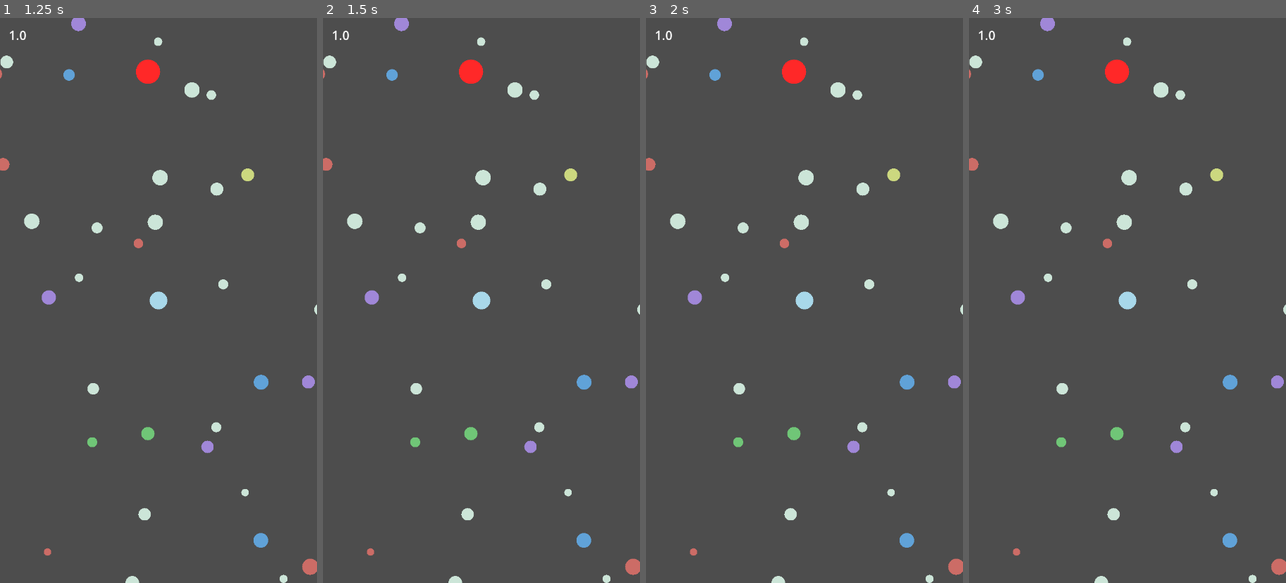
Above: before the commit, frames 1-4 (left to right).
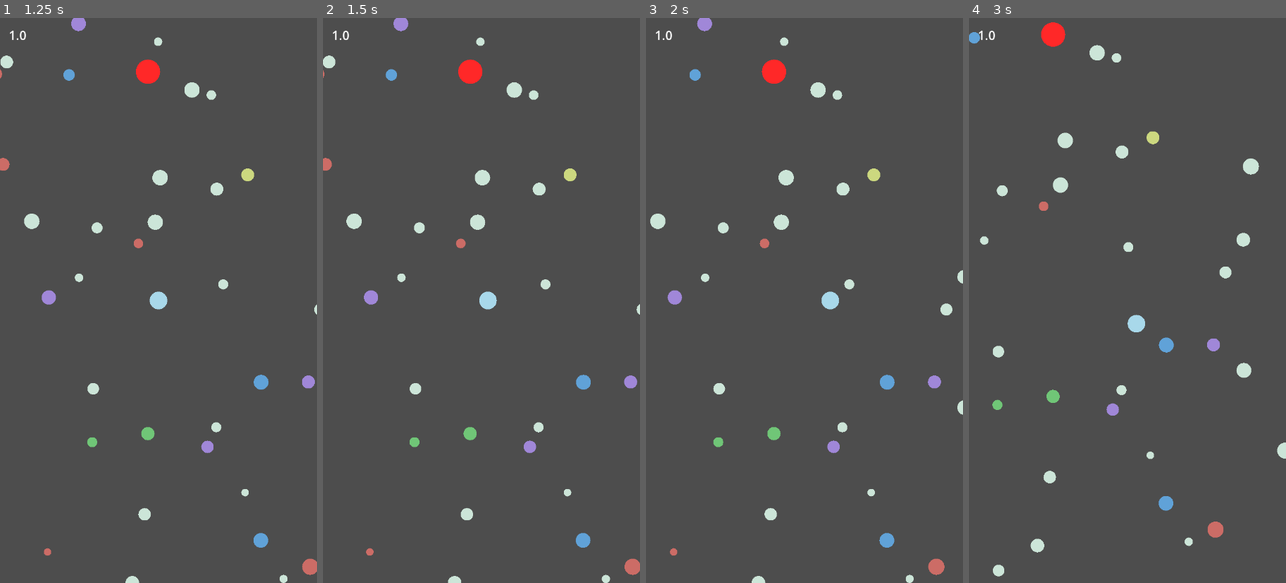
Above: after the commit, the same moments.

Repository: seanmcn/blobby
Game: Godot game, scene res://scenes/main.tscn
The game is run twice, just before and just after one commit, with the same random seed, the same clock (stepped at 60 frames per second) and the same inputs.
Inputs (mouse positions are in pixels of both pictures, inside the frame that each line leads up to):
- Up to frame 1 (1.25 s): click "Play" at 0.5 s
- Up to frame 2 (1.5 s): tap Enter at 1.25 s; move the mouse to (551, 272) at 1.27 s; hold D (move_right, bound only after the commit) from 1.28 s (still down)
- Up to frame 3 (2 s): keep holding D (move_right, bound only after the commit)
- Up to frame 4 (3 s): move the mouse to (1064, 328) at 2.02 s; release D (move_right, bound only after the commit) at 2.03 s; hold S (move_down, bound only after the commit) 2.03-2.78 s; move the mouse to (1159, 176) at 2.77 s; hold D (move_right, bound only after the commit) from 2.78 s (still down)

Frame 1 is identical in both runs. In frame 2, 0.6% of the frame differs, in the area x 0-100%, y 0-100%; in frame 3, 5.0%; in frame 4, 5.1%.

Commit message:
Add WASD and arrow key controls for PC users
Add keyboard input mappings alongside existing touch drag controls,
allowing both input methods to work simultaneously.

Diff:
--- a/project.godot
+++ b/project.godot
@@ -27,6 +27,33 @@
 window/stretch/aspect="expand"
 window/handheld/orientation=1
 
+[input]
+
+move_left={
+"deadzone": 0.5,
+"events": [Object(InputEventKey,"resource_local_to_scene":false,"resource_name":"","device":-1,"window_id":0,"alt_pressed":false,"shift_pressed":false,"ctrl_pressed":false,"meta_pressed":false,"pressed":false,"keycode":0,"physical_keycode":65,"key_label":0,"unicode":97,"location":0,"echo":false,"script":null)
+, Object(InputEventKey,"resource_local_to_scene":false,"resource_name":"","device":-1,"window_id":0,"alt_pressed":false,"shift_pressed":false,"ctrl_pressed":false,"meta_pressed":false,"pressed":false,"keycode":0,"physical_keycode":4194319,"key_label":0,"unicode":0,"location":0,"echo":false,"script":null)
+]
+}
+move_right={
+"deadzone": 0.5,
+"events": [Object(InputEventKey,"resource_local_to_scene":false,"resource_name":"","device":-1,"window_id":0,"alt_pressed":false,"shift_pressed":false,"ctrl_pressed":false,"meta_pressed":false,"pressed":false,"keycode":0,"physical_keycode":68,"key_label":0,"unicode":100,"location":0,"echo":false,"script":null)
+, Object(InputEventKey,"resource_local_to_scene":false,"resource_name":"","device":-1,"window_id":0,"alt_pressed":false,"shift_pressed":false,"ctrl_pressed":false,"meta_pressed":false,"pressed":false,"keycode":0,"physical_keycode":4194321,"key_label":0,"unicode":0,"location":0,"echo":false,"script":null)
+]
+}
+move_up={
+"deadzone": 0.5,
+"events": [Object(InputEventKey,"resource_local_to_scene":false,"resource_name":"","device":-1,"window_id":0,"alt_pressed":false,"shift_pressed":false,"ctrl_pressed":false,"meta_pressed":false,"pressed":false,"keycode":0,"physical_keycode":87,"key_label":0,"unicode":119,"location":0,"echo":false,"script":null)
+, Object(InputEventKey,"resource_local_to_scene":false,"resource_name":"","device":-1,"window_id":0,"alt_pressed":false,"shift_pressed":false,"ctrl_pressed":false,"meta_pressed":false,"pressed":false,"keycode":0,"physical_keycode":4194320,"key_label":0,"unicode":0,"location":0,"echo":false,"script":null)
+]
+}
+move_down={
+"deadzone": 0.5,
+"events": [Object(InputEventKey,"resource_local_to_scene":false,"resource_name":"","device":-1,"window_id":0,"alt_pressed":false,"shift_pressed":false,"ctrl_pressed":false,"meta_pressed":false,"pressed":false,"keycode":0,"physical_keycode":83,"key_label":0,"unicode":115,"location":0,"echo":false,"script":null)
+, Object(InputEventKey,"resource_local_to_scene":false,"resource_name":"","device":-1,"window_id":0,"alt_pressed":false,"shift_pressed":false,"ctrl_pressed":false,"meta_pressed":false,"pressed":false,"keycode":0,"physical_keycode":4194322,"key_label":0,"unicode":0,"location":0,"echo":false,"script":null)
+]
+}
+
 [input_devices]
 
 pointing/emulate_touch_from_mouse=true
--- a/scripts/player.gd
+++ b/scripts/player.gd
@@ -29,6 +29,11 @@
 
 
 func _physics_process(delta: float) -> void:
+	# Check for keyboard input
+	var keyboard_input = Input.get_vector("move_left", "move_right", "move_up", "move_down")
+	if keyboard_input != Vector2.ZERO:
+		target_velocity = keyboard_input * base_speed * get_speed_modifier()
+
 	# Smooth movement with inertia
 	velocity = velocity.lerp(target_velocity, smoothing * delta)
 	target_velocity = target_velocity.lerp(Vector2.ZERO, smoothing * delta)
